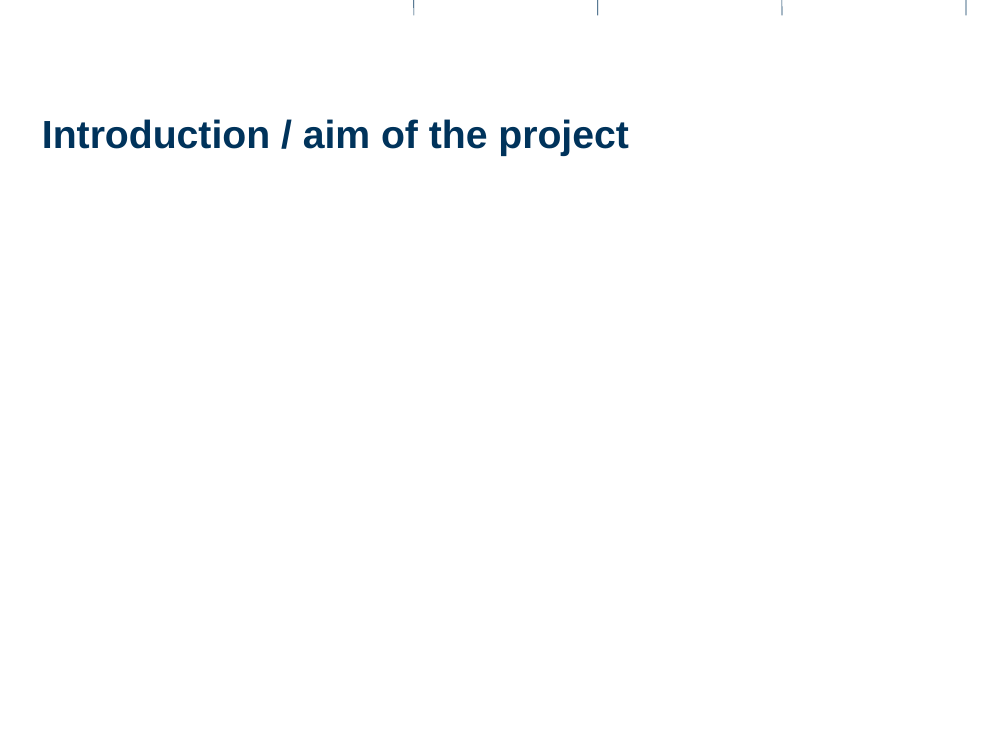
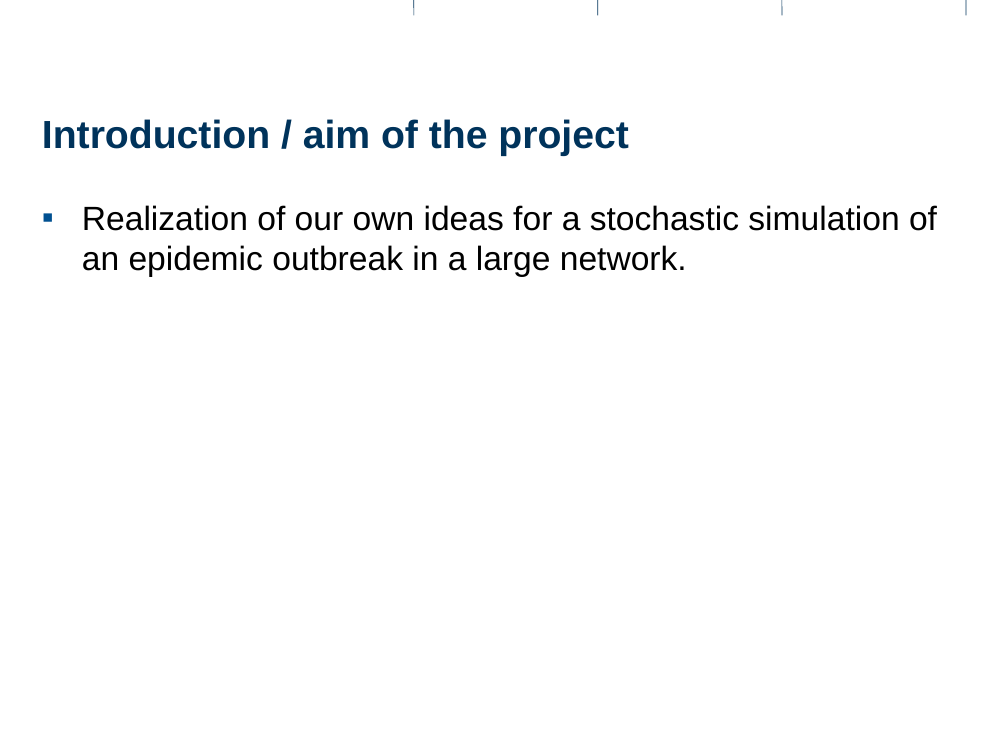
Before and after one commit to Pascal-Stucheli/Epidemic_Simulation_SS2012, a slide deck: slide 2 of presentation/Epicdemics_presentation.pptx. Drawn at 1008x756 pixels with LibreOffice and Linux fonts; fonts in the diff are those of the drawing; background and template pictures are left out. Boxes give left, top, right and bottom in pixels: in the first picture for what was removed or moved away, otherwise in the second. Text is boxed around its words. In the diff, an @@ line names an element or a change of style, - is before the commit and + after.

```diff
--- a/presentation/Epicdemics_presentation.pptx
+++ b/presentation/Epicdemics_presentation.pptx
@@ text added at <box>82,205,937,277</box>, 24 pt, text #000000 @@
+▪ Realization of our own ideas for a stochastic simulation of an epidemic outbreak in a large network.
```
Also in this commit, not shown: 2 other slides changed.
